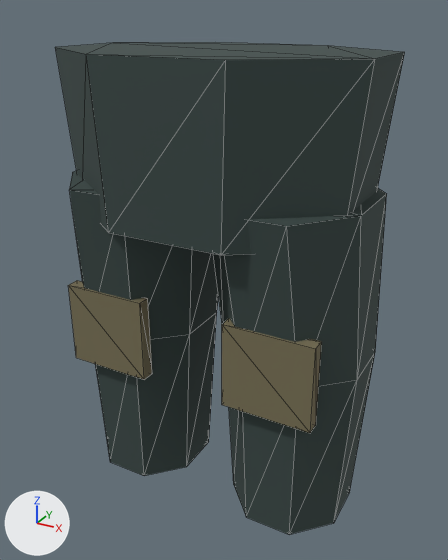
The glTF model Art/LowPoly_AgeOfEchoes/Exports/NPC_Parts/SM_NPC_Legs_02_Patched.glb, before and after one commit.
One viewpoint serves both versions: a 50 mm camera at (0.381, -0.682, 0.815) aimed at (0.005, 0.002, 0.474). Arrows for +X, +Y and +Z are at lower left; the lights stay in place. The first picture is the older version. Mesh edges are drawn as thin lines. Vertices at exactly the same position are counted once.

Names of what the first picture shows: 'SM_NPC_Legs_02_Patched'.
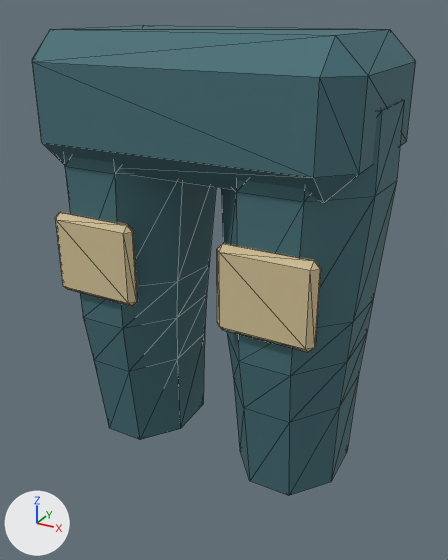
What differs and where, as boxes [x1, y1, x2, y2] in the pictures (448 x 560 px):
'SM_NPC_Legs_02_Patched', reshaped (10% wider): before [55, 42, 405, 534]; after [32, 25, 416, 496]
part 1 of me_sm_npc_legs_02_patched, rebuilt (14% taller): before [213, 188, 387, 534]; after [221, 100, 404, 496]
part 2 of me_sm_npc_legs_02_patched, rebuilt: before [69, 171, 218, 476]; after [64, 156, 216, 440]
part 3 of me_sm_npc_legs_02_patched, rebuilt (10% wider, 16% shorter): before [55, 42, 405, 255]; after [32, 25, 416, 203]
part 4 of me_sm_npc_legs_02_patched, added (beige): after [217, 243, 321, 352]
part 5 of me_sm_npc_legs_02_patched, added (beige): after [55, 212, 138, 306]
part 6 of me_sm_npc_legs_02_patched, deleted: before [68, 280, 322, 433]

Patch to the scene script:
```diff
--- a/Art/LowPoly_AgeOfEchoes/Exports/NPC_Parts/SM_NPC_Legs_02_Patched.glb.py
+++ b/Art/LowPoly_AgeOfEchoes/Exports/NPC_Parts/SM_NPC_Legs_02_Patched.glb.py
@@ mat_mat_aoe_npc_teal @@
+mat_mat_aoe_npc_teal = principled_material('MAT_AOE_NPC_Teal')
+mat_mat_aoe_npc_teal.base_color = (0.055, 0.155, 0.179)  # dark cyan #426e75
+mat_mat_aoe_npc_teal.roughness = 0.78
@@ mat_mat_aoe_npc_linen @@
+mat_mat_aoe_npc_linen = principled_material('MAT_AOE_NPC_Linen')
+mat_mat_aoe_npc_linen.base_color = (0.656, 0.538, 0.307)  # beige #d4c296
+mat_mat_aoe_npc_linen.roughness = 0.78
@@ me_sm_npc_legs_02_patched @@
 # used by ob_sm_npc_legs_02_patched; location = (0.0, 0.0, 0.0)
-me_sm_npc_legs_02_patched.from_pydata(...)  # 80 vertices, 140 faces; spans x -0.212..0.212, y -0.139..0.139, z 0.16..0.77
-me_sm_npc_legs_02_patched.materials.append(mat_mat_aoe_cloth)  # greyish cyan #384745
-me_sm_npc_legs_02_patched.materials.append(mat_mat_aoe_linen)  # dark yellow #787054
+me_sm_npc_legs_02_patched.from_pydata(...)  # 168 vertices, 316 faces; spans x -0.213..0.213, y -0.127..0.127, z 0.226..0.792
+# me_sm_npc_legs_02_patched part 1: the loose piece of 24 vertices spanning x 0.008..0.212, y -0.12..0.12, z 0.16..0.61 is rebuilt with 48 vertices and now spans x 0.027..0.213, y -0.111..0.111, z 0.226..0.72, in mat_mat_aoe_npc_teal (dark cyan #426e75)
+# me_sm_npc_legs_02_patched part 2: the loose piece of 24 vertices spanning x -0.212..-0.008, y -0.12..0.12, z 0.16..0.61 is rebuilt with 48 vertices and now spans x -0.213..-0.027, y -0.111..0.111, z 0.226..0.72, in mat_mat_aoe_npc_teal (dark cyan #426e75)
+# me_sm_npc_legs_02_patched part 3: the loose piece of 16 vertices spanning x -0.203..0.203, y -0.139..0.139, z 0.57..0.77 is rebuilt with 24 vertices and now spans x -0.208..0.208, y -0.127..0.127, z 0.632..0.792, in mat_mat_aoe_npc_teal (dark cyan #426e75)
+# me_sm_npc_legs_02_patched part 4: a new loose piece of 24 vertices spanning x 0.058..0.182, y -0.12..-0.102, z 0.465..0.574, in mat_mat_aoe_npc_linen (beige #d4c296)
+# me_sm_npc_legs_02_patched part 5: a new loose piece of 24 vertices spanning x -0.182..-0.058, y -0.12..-0.102, z 0.465..0.574, in mat_mat_aoe_npc_linen (beige #d4c296)
+# me_sm_npc_legs_02_patched part 6
+# 16 vertices are removed from x -0.18..0.18, y -0.104..-0.086, z 0.352..0.468
+# 24 faces are deleted
+me_sm_npc_legs_02_patched.materials.append(mat_mat_aoe_npc_teal)  # dark cyan #426e75
+me_sm_npc_legs_02_patched.materials.append(mat_mat_aoe_npc_linen)  # beige #d4c296
```
